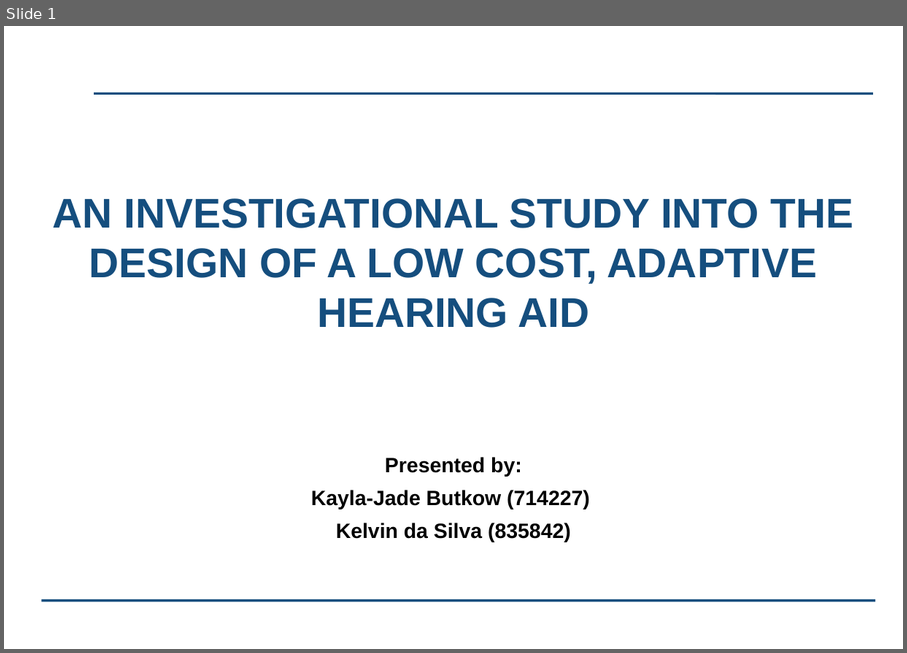
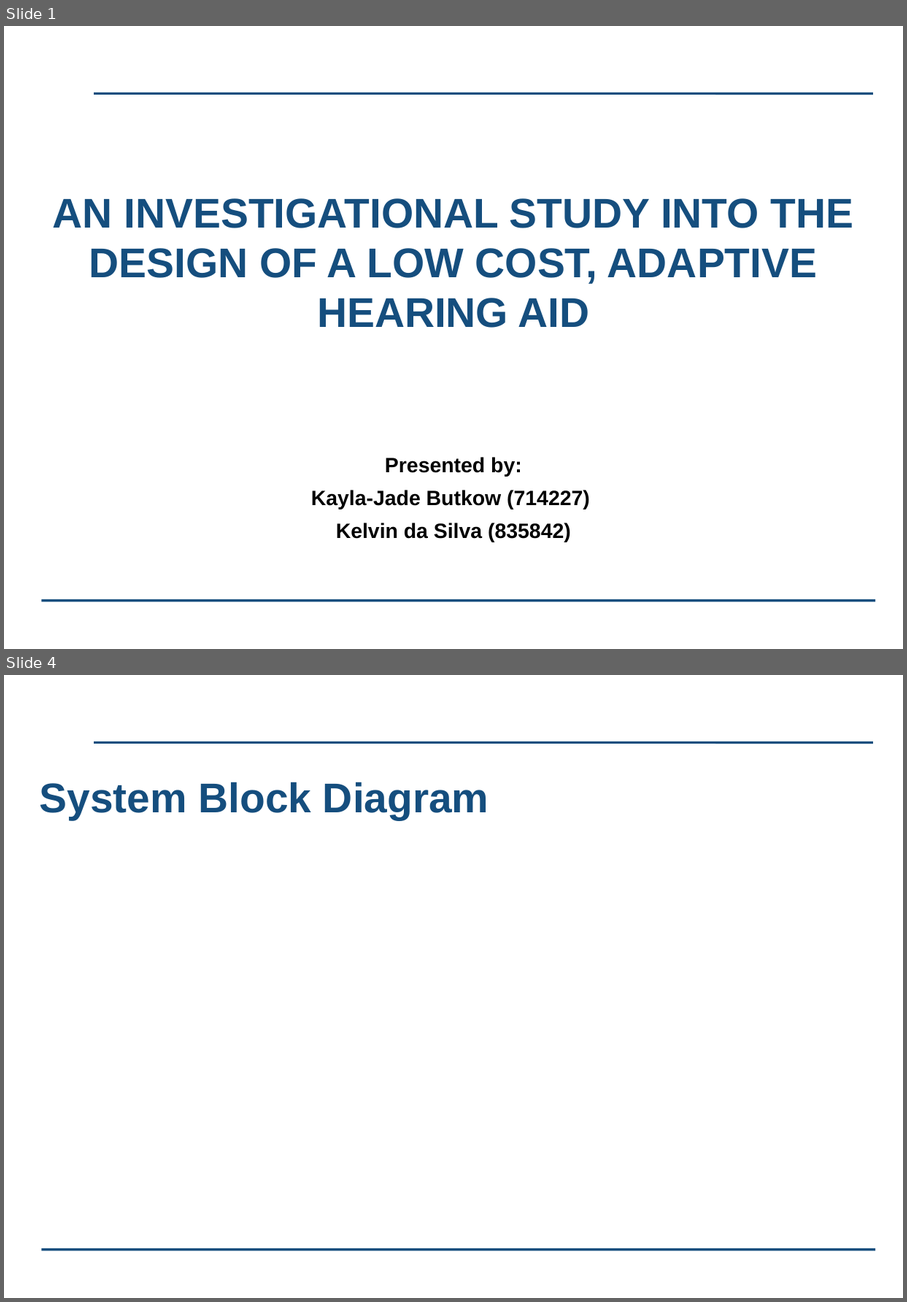
Before and after one commit to kayjayB/I_cant_hear_you, a slide deck: Presentation/Lab Project Presentation.pptx. Shown one above the other, each under a label of ours: slide 1 before the commit, slides 1 and 4 after it; the slides between them are not shown. The pictures are 907x653 and 907x1302 pixels, drawn with LibreOffice and Linux fonts; fonts in the diff are those of the drawing; background and template pictures are left out. Boxes give left, top, right and bottom in pixels: in the first picture for what was removed or moved away, otherwise in the second. Text is boxed around its words. In the diff, an @@ line names an element or a change of style, - is before the commit and + after.

```diff
--- a/Presentation/Lab Project Presentation.pptx
+++ b/Presentation/Lab Project Presentation.pptx
@@ slide 4 added at bbox=[4, 675, 903, 1298], background #FFFFFF; not listed: 2 template elements that a slide beside it also shows @@
@@ title added at bbox=[40, 782, 489, 820], 36 pt, text #154E7E, bold @@
+System Block Diagram
```
Also in this commit, not shown: 11 other slides added, 1 slide removed.
